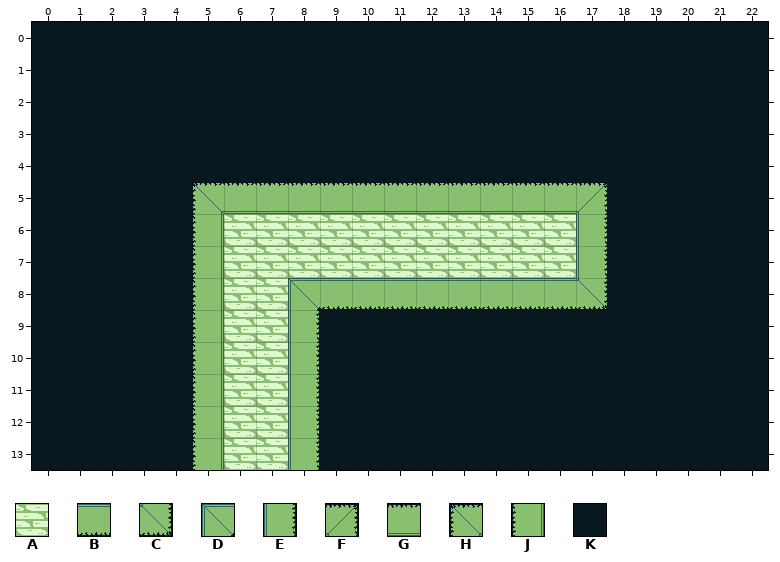
An edit to a level. Tiled map, data/slepe_tiles/slepa12.tmx. That is the earlier state.
Cells are 32x32 px. Shown: x 0..22, y 0..13.
Key: from "Zdi": A 4 flipped up-down "proto-podlaha", B 5 flipped up-down "proto-zeď_v1_0", C 6 flipped up-down "proto-zeď_v1_1", D 7 flipped up-down "proto-zeď_v1_2", E 8 flipped up-down "proto-zeď_v1_3", F 9 flipped up-down "proto-zeď_v1_4", G 11 flipped up-down "proto-zeď_v1_6", H 12 flipped up-down "proto-zeď_v1_7", J 14 flipped up-down "proto-zeď_v1_9", K 17 turned 180 "void".
_ is an empty cell.
Layer "Vrstva dlaždic 1" before, first column x 0:
 0 KKKKKKKKKKKKKKKKKKKKKKK
 1 KKKKKKKKKKKKKKKKKKKKKKK
 2 KKKKKKKKKKKKKKKKKKKKKKK
 3 KKKKKKKKKKKKKKKKKKKKKKK
 4 KKKKKKKKKKKKKKKKKKKKKKK
 5 KKKKKHGGGGGGGGGGGFKKKKK
 6 KKKKKJAAAAAAAAAAAEKKKKK
 7 KKKKKJAAAAAAAAAAAEKKKKK
 8 KKKKKJAADBBBBBBBBCKKKKK
 9 KKKKKJAAEKKKKKKKKKKKKKK
10 KKKKKJAAEKKKKKKKKKKKKKK
11 KKKKKJAAEKKKKKKKKKKKKKK
12 KKKKKJAAEKKKKKKKKKKKKKK
13 KKKKKJAAEKKKKKKKKKKKKKK
The same view after the edit:
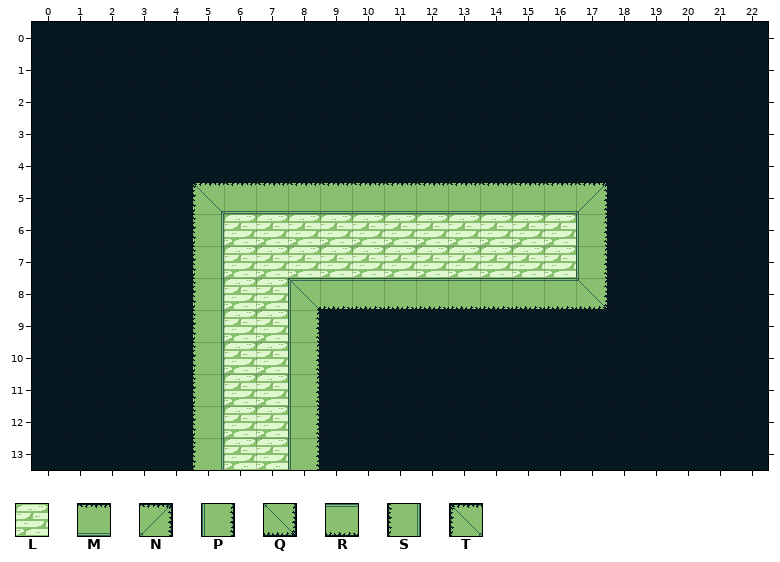
Further tiles: from "Zdi": L 4 "proto-podlaha", M 5 "proto-zeď_v1_0", N 6 "proto-zeď_v1_1", P 8 "proto-zeď_v1_3", Q 9 "proto-zeď_v1_4", R 11 "proto-zeď_v1_6", S 14 "proto-zeď_v1_9", T 15 "proto-zeď_v1_10".
Changes in this commit:
Changed rows in their new state; . is an unchanged cell.
Layer "Vrstva dlaždic 1":
first column x 5:
 5 TMMMMMMMMMMMN
 6 SLLLLLLLLLLLP
 7 SLLLLLLLLLLLP
 8 SLL.RRRRRRRRQ
 9 SLLP.........
10 SLLP.........
11 SLLP.........
12 SLLP.........
13 SLLP.........
